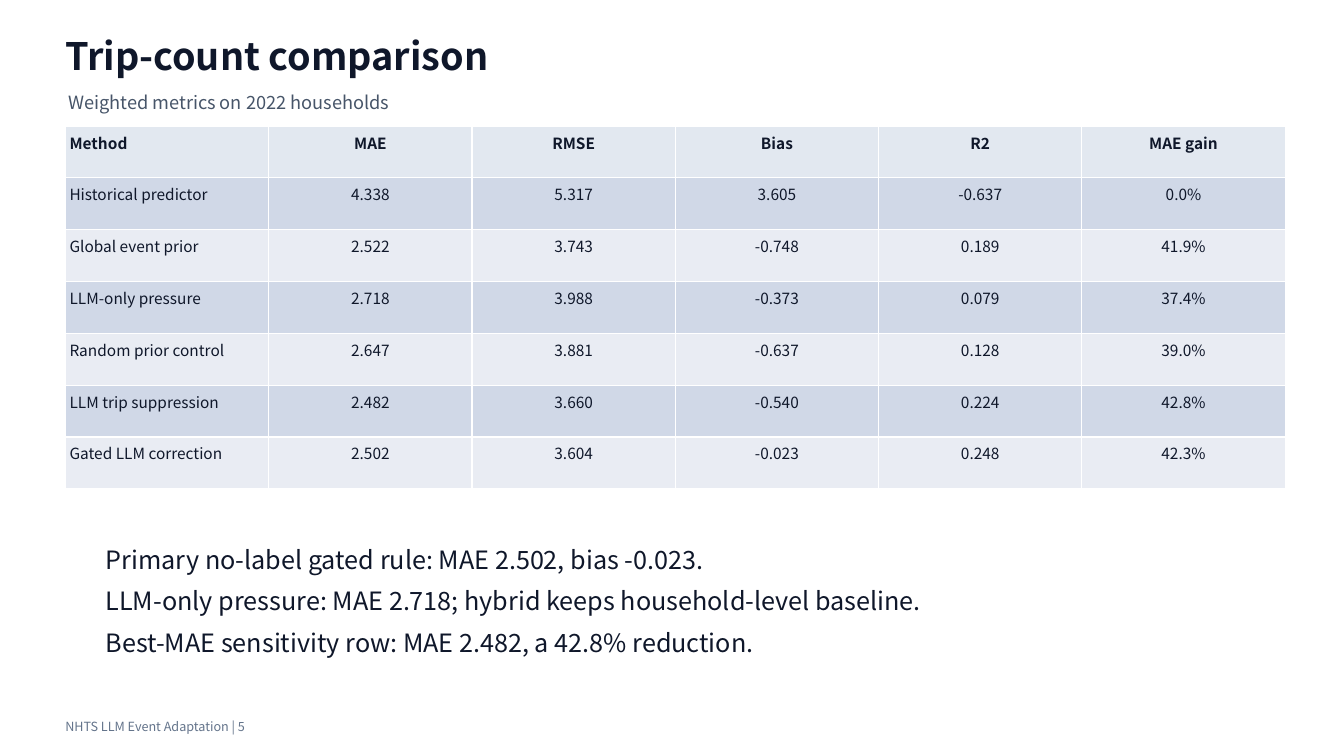
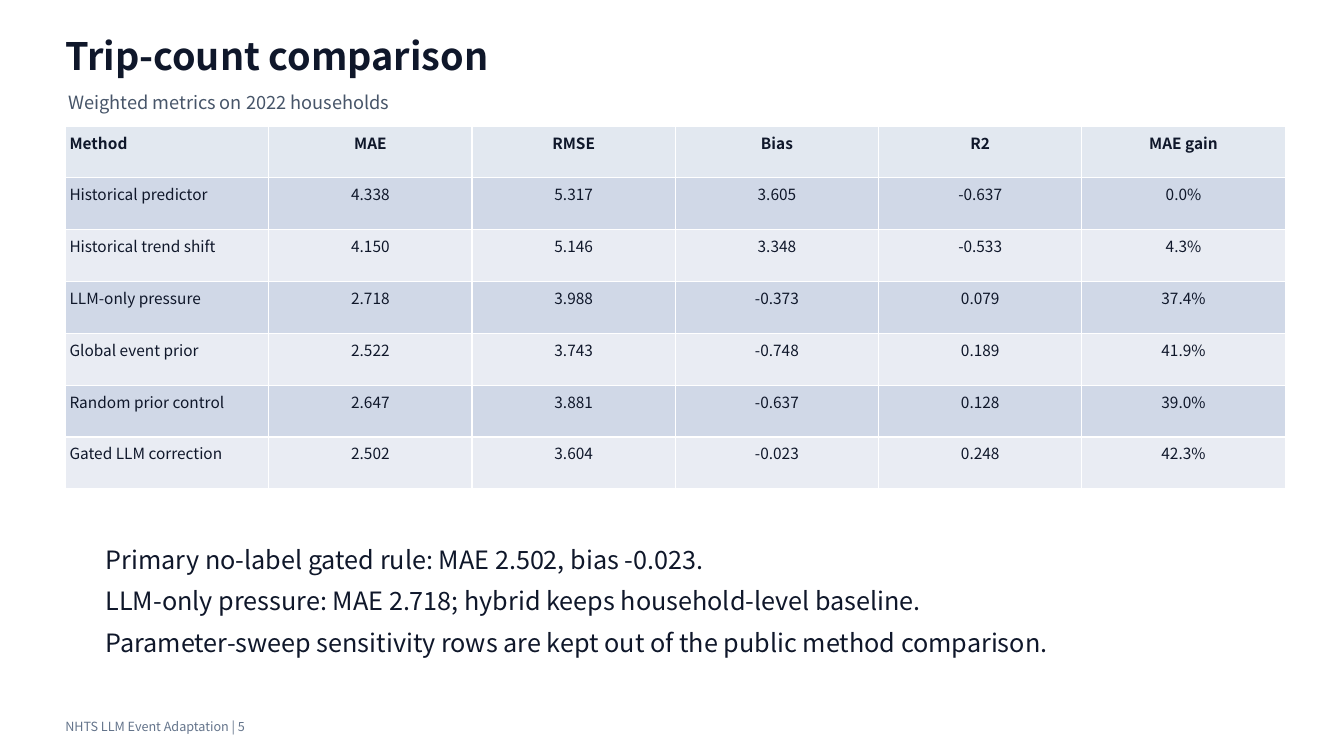
Before and after one commit to Lrving-code/NHTS-Travel-Prediction, a slide deck: slide 5 of outputs/final_project/NHTS_LLM_Event_Adaptation_Optimized_Presentation.pptx. Drawn at 1344x756 pixels with LibreOffice and Linux fonts; fonts in the diff are those of the drawing. Boxes give left, top, right and bottom in pixels: in the first picture for what was removed or moved away, otherwise in the second. Text is boxed around its words. In the diff, an @@ line names an element or a change of style, - is before the commit and + after.

Commit message:
docs(presentation): clarify hybrid adapter comparison

```diff
--- a/outputs/final_project/NHTS_LLM_Event_Adaptation_Optimized_Presentation.pptx
+++ b/outputs/final_project/NHTS_LLM_Event_Adaptation_Optimized_Presentation.pptx
@@ table at (66, 126, 1288, 489) @@
+row 3: Historical trend shift | 4.150 | 5.146 | 3.348 | -0.533 | 4.3%
+row 4: LLM-only pressure | 2.718 | 3.988 | -0.373 | 0.079 | 37.4%
-row 4: LLM-only pressure | 2.718 | 3.988 | -0.373 | 0.079 | 37.4%
-row 6: LLM trip suppression | 2.482 | 3.660 | -0.540 | 0.224 | 42.8%
@@ text at (106, 631, 1047, 658): text changed @@
-Best-MAE sensitivity row: MAE 2.482, a 42.8% reduction.
+Parameter-sweep sensitivity rows are kept out of the public method comparison.
```
Also in this commit, not shown: 2 other slides changed, 18 other files.
